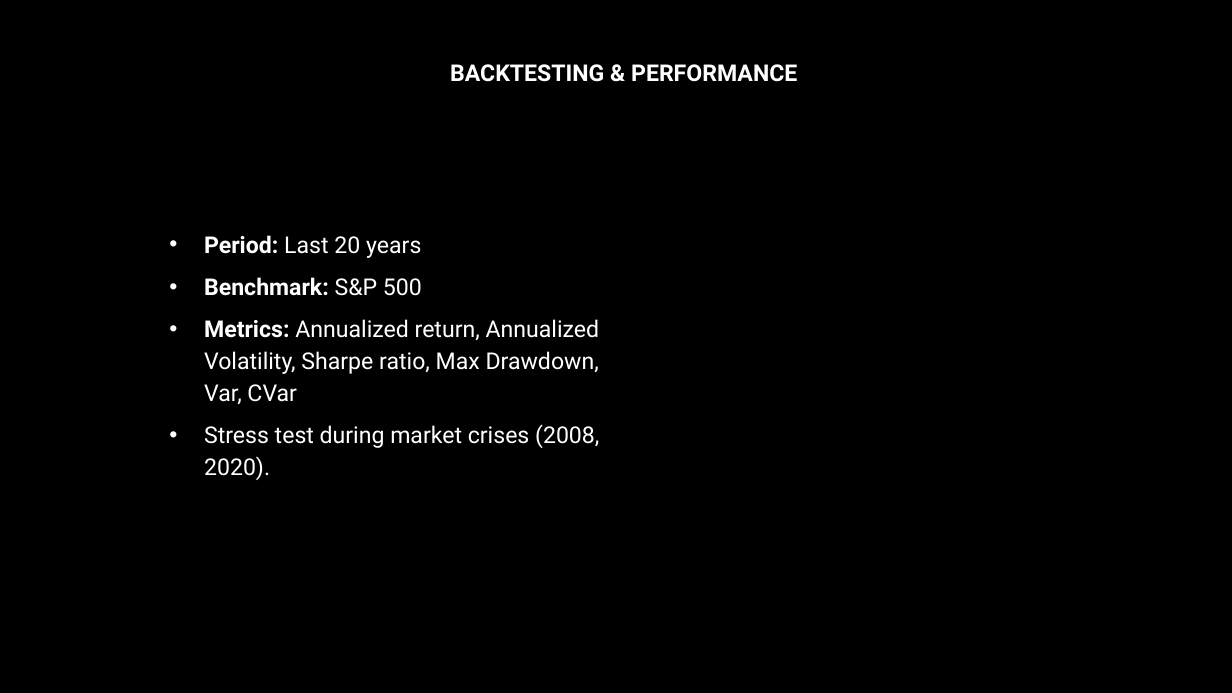
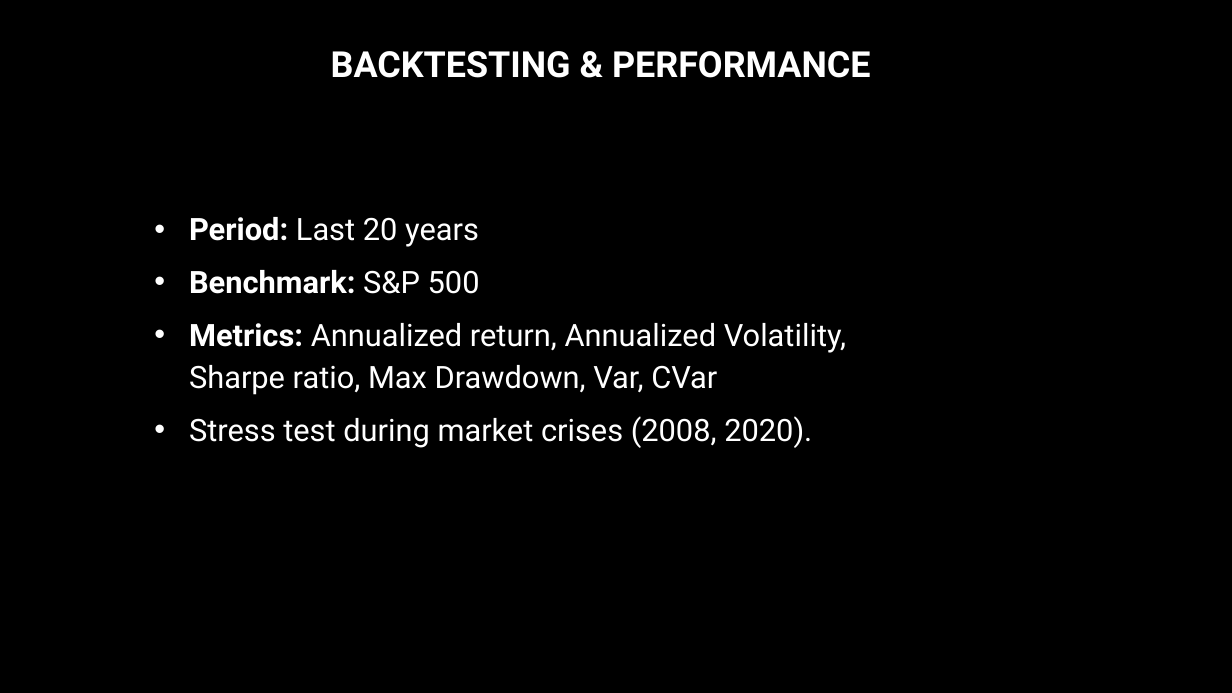
Before and after one commit to GeorgeMoschovis/Value-Quality-Momentum-Strategy, a slide deck: slide 9 of Presentation/Strategy_Pitch (2).pptx (slide 8 before the commit). Drawn at 1232x693 pixels with LibreOffice and Linux fonts; fonts in the diff are those of the drawing. Boxes give left, top, right and bottom in pixels: in the first picture for what was removed or moved away, otherwise in the second. Text is boxed around its words. In the diff, an @@ line names an element or a change of style, - is before the commit and + after.

```diff
--- a/Presentation/Strategy_Pitch (2).pptx
+++ b/Presentation/Strategy_Pitch (2).pptx
@@ text "BACKTESTING & PERFORMANCE": place and size @@
-text "BACKTESTING & PERFORMANCE" at box(450, 64, 797, 82)
+text "BACKTESTING & PERFORMANCE" at box(331, 51, 871, 78)
@@ text "BACKTESTING & PERFORMANCE" at box(331, 51, 871, 78): size 18 to 28 pt @@
@@ text "Period: Last 20 years": place and size @@
-text "Period: Last 20 years" at box(204, 235, 600, 480)
+text "Period: Last 20 years" at box(189, 217, 846, 448)
@@ text "Period: Last 20 years" at box(189, 217, 846, 448): size 18 to 24 pt @@
```
Also in this commit, not shown: 3 other slides changed, 5 slides added, 5 other files.
